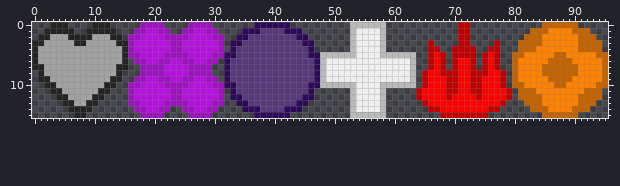
File history of a sprite sheet, assets/sprite/battle/hearts.png. That is the earlier state.
The file is 96x16 pixels.
Once edited:
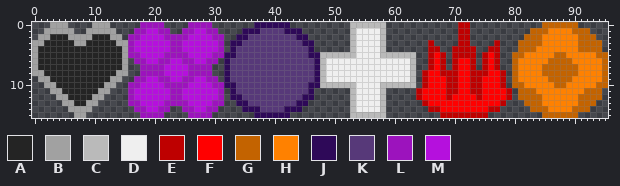
Palette (. is transparent): A #242424  B #a1a1a1  C #bababa  D #efefef  E #be0000  F #ff0000  G #c36300  H #ff8100  J #2e0958  K #573979  L #9c13bd  M #b510dd
What changed:
Colour B becomes colour A in row 2 at x 3 to 5 and 10 to 12; in row 3 at x 2 to 6 and 9 to 13; in rows 4 to 6 at x 1 to 14; in rows 7 to 8 at x 2 to 13; in row 9 at x 3 to 12; in row 10 at x 4 to 11.
Colour B becomes colour A in row 11 at x 5 to 10; in row 12 at x 6 to 9; in row 13 at x 7 to 8.
The author put colour B in row 8 at x 0 and 15.
Colour A becomes colour B in row 0 at x 3 to 5 and 10 to 12; in row 1 at x 2 to 6 and 9 to 13; in row 2 at x 1 to 2, 6 to 9 and 13 to 14; in row 3 at x 0 to 1, 7 to 8 and 14 to 15; in rows 4 to 7 at x 0 and 15; in row 8 at x 1 and 14.
Colour A becomes colour B in row 9 at x 1 to 2 and 13 to 14; in row 10 at x 2 to 3 and 12 to 13; in row 11 at x 3 to 4 and 11 to 12; in row 12 at x 4 to 5 and 10 to 11; in row 13 at x 5 to 6 and 9 to 10; in row 14 at x 6 to 9.
Colour A becomes colour B in row 15 at x 7 to 8.
